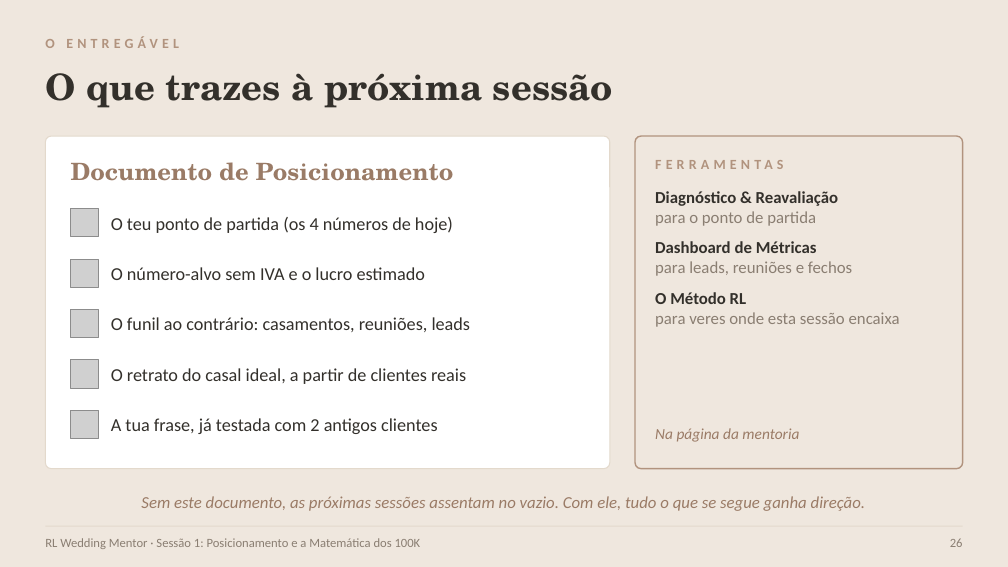
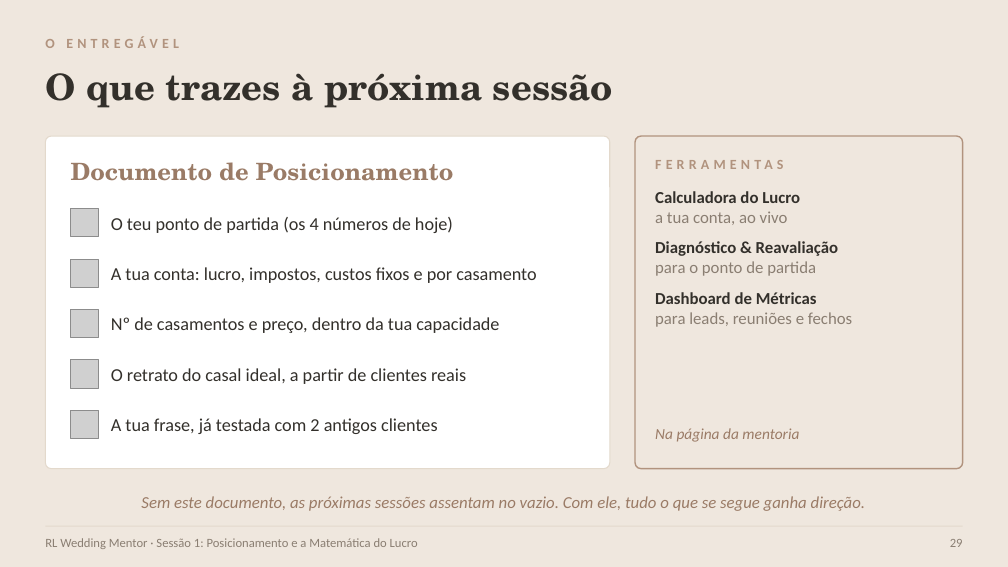
Before and after one commit to geralrlphoto/rl-menu, a slide deck: slide 29 of public/wedding-mentor-files/S1_Posicionamento.pptx (slide 26 before the commit). Drawn at 1008x567 pixels with LibreOffice and Linux fonts; fonts in the diff are those of the drawing; grey boxes stand for pictures. Boxes give left, top, right and bottom in pixels: in the first picture for what was removed or moved away, otherwise in the second. Text is boxed around its words. In the diff, an @@ line names an element or a change of style, - is before the commit and + after.

```diff
--- a/public/wedding-mentor-files/S1_Posicionamento.pptx
+++ b/public/wedding-mentor-files/S1_Posicionamento.pptx
@@ text at [655,191,800,225]: paragraphs added @@
+Calculadora do Lucro
+a tua conta, ao vivo
@@ text at [111,267,536,283]: text changed @@
-O número-alvo sem IVA e o lucro estimado
+A tua conta: lucro, impostos, custos fixos e por casamento
@@ text at [655,292,900,327]: paragraphs removed @@
-O Método RL
-para veres onde esta sessão encaixa
@@ text at [111,317,499,333]: text changed @@
-O funil ao contrário: casamentos, reuniões, leads
+Nº de casamentos e preço, dentro da tua capacidade
@@ text at [45,538,418,549]: text changed @@
-RL Wedding Mentor · Sessão 1: Posicionamento e a Matemática dos 100K
+RL Wedding Mentor · Sessão 1: Posicionamento e a Matemática do Lucro
```
Also in this commit, not shown: 17 other slides changed, 8 slides added, 5 slides removed, 32 other files.
